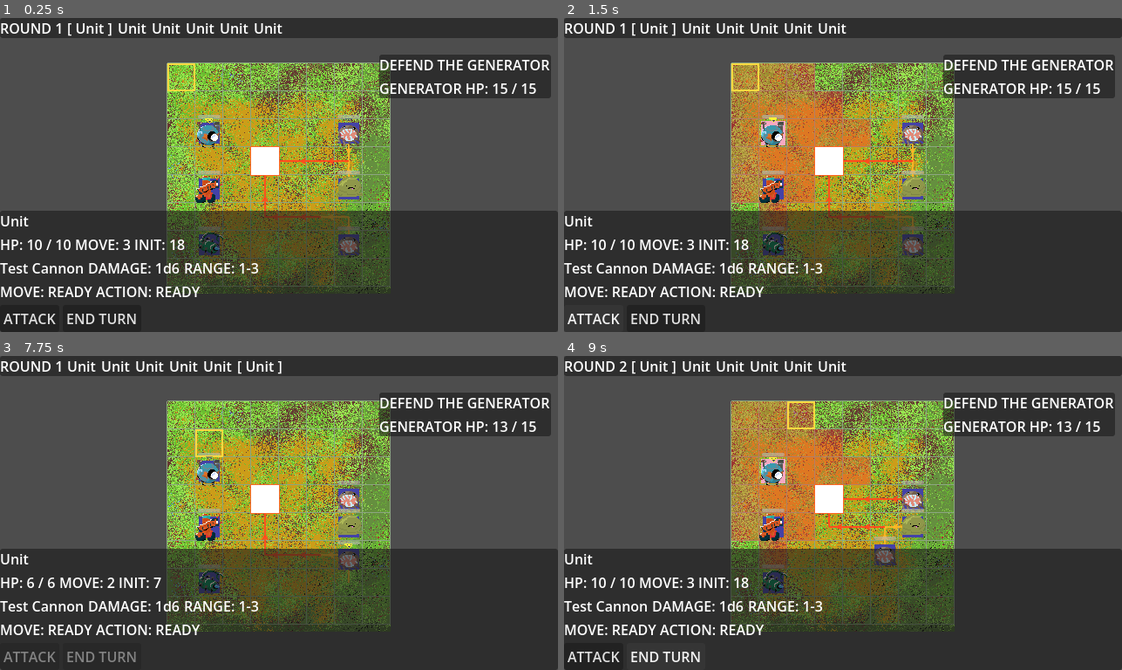
Above: before the commit, frames 1-4 (two rows, left to right).
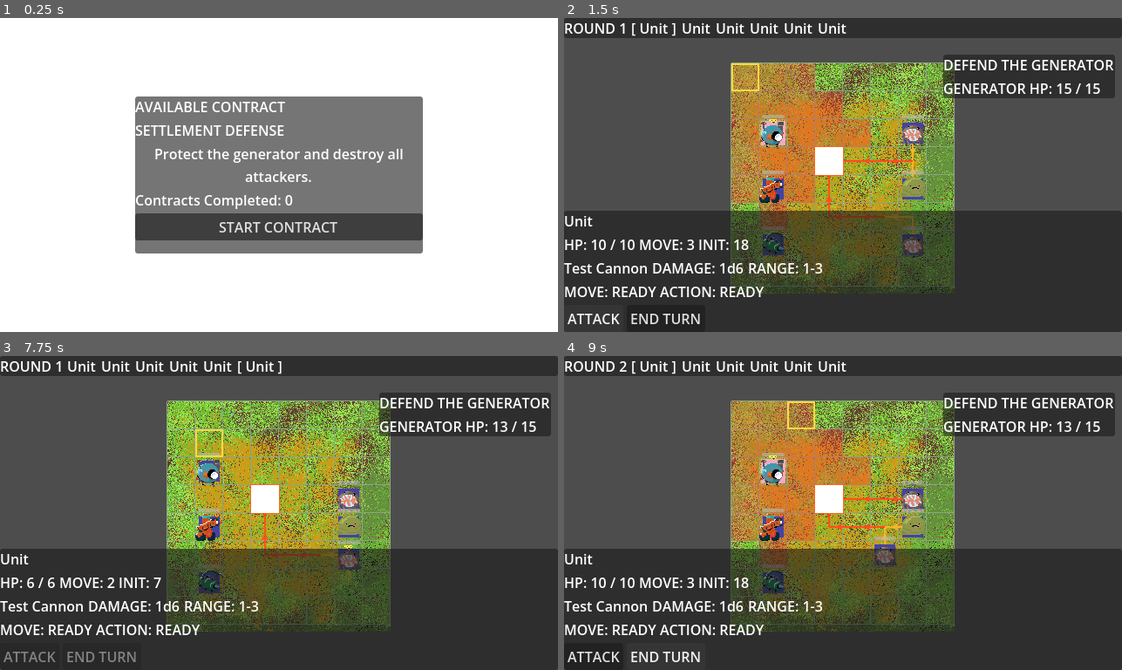
Above: after the commit, the same moments.

Repository: alexvarg565/ummcfg
Game: Godot game, scene res://scenes/run/contract_screen.tscn
Same seed, same stepped clock (60 frames per second), same inputs: the game is played once before the commit and once after it. Before the commit the project starts from res://scenes/battle/battle.tscn.
Inputs (mouse positions are in pixels of both pictures, inside the frame that each line leads up to):
- Up to frame 1 (0.25 s): no input
- Up to frame 2 (1.5 s): click (843, 228) at 0.5 s, where only the run after the commit has a clickable "START CONTRACT"; click "ATTACK" at 1.25 s
- Up to frame 3 (7.75 s): click "END TURN" at 2 s; tap Enter (select) at 2.75, 4.25, 5.1, 5.75 s; hold D (cursor_right) 2.78-3.53 s; hold F (attack) 2.78-3.53 s; tap Space at 3.5, 5, 6.5 s; hold S (cursor_down) 3.53-4.28 s; tap F (attack) at 3.6, 4.55, 5.3, 6.6, 7.55 s; hold D (cursor_right) 4.28-5.03 s; hold E (end_turn) 4.28-5.03 s; hold W (cursor_up) 5.03-5.78 s; hold F (attack) 5.78-6.53 s; hold A (cursor_left) 5.78-7.28 s; hold S (cursor_down) from 7.28 s (still down); hold E (end_turn) from 7.28 s (still down)
- Up to frame 4 (9 s): release S (cursor_down) at 8.03 s; release E (end_turn) at 8.03 s; hold D (cursor_right) 8.03-8.78 s; tap Enter (select) at 8.1 s; tap F (attack) at 8.3 s; hold W (cursor_up) from 8.78 s (still down); hold F (attack) from 8.78 s (still down)

The runs differ from the first frame. In frame 1, 97% of the frame differs, in the area x 0-100%, y 0-100%; in frame 2, less than 0.1%; in frame 3, less than 0.1%; in frame 4, less than 0.1%.

Commit message:
feat: add minimal persistent contract run flow

Diff:
--- a/project.godot
+++ b/project.godot
@@ -11,9 +11,13 @@
 [application]
 
 config/name="UMMCFG"
-run/main_scene="uid://yitqulno1e08"
+run/main_scene="uid://cn4bn72vcn7xn"
 config/features=PackedStringArray("4.6", "GL Compatibility")
 config/icon="res://icon.svg"
+
+[autoload]
+
+RunManager="*uid://sqh1ftx3hp64"
 
 [display]
 
--- /dev/null
+++ b/scenes/run/contract_screen.tscn
@@ -0,0 +1,60 @@
+[gd_scene format=3 uid="uid://cn4bn72vcn7xn"]
+
+[ext_resource type="Script" uid="uid://c8djo4u2jmmkk" path="res://scripts/run/contract_screen.gd" id="1_i5722"]
+
+[node name="ContractScreen" type="Control" unique_id=650763893]
+layout_mode = 3
+anchors_preset = 15
+anchor_right = 1.0
+anchor_bottom = 1.0
+grow_horizontal = 2
+grow_vertical = 2
+script = ExtResource("1_i5722")
+
+[node name="Background" type="ColorRect" parent="." unique_id=1053843240]
+layout_mode = 1
+anchors_preset = 15
+anchor_right = 1.0
+anchor_bottom = 1.0
+grow_horizontal = 2
+grow_vertical = 2
+
+[node name="Center" type="CenterContainer" parent="." unique_id=2079287343]
+layout_mode = 1
+anchors_preset = 15
+anchor_right = 1.0
+anchor_bottom = 1.0
+grow_horizontal = 2
+grow_vertical = 2
+
+[node name="ContractPanel" type="PanelContainer" parent="Center" unique_id=1080700189]
+custom_minimum_size = Vector2(330, 180)
+layout_mode = 2
+
+[node name="Margin" type="MarginContainer" parent="Center/ContractPanel" unique_id=81491956]
+layout_mode = 2
+
+[node name="VBox" type="VBoxContainer" parent="Center/ContractPanel/Margin" unique_id=851424855]
+layout_mode = 2
+
+[node name="TitleLabel" type="Label" parent="Center/ContractPanel/Margin/VBox" unique_id=869251843]
+layout_mode = 2
+text = "AVAILABLE CONTRACTS"
+
+[node name="ContractNameLabel" type="Label" parent="Center/ContractPanel/Margin/VBox" unique_id=118384022]
+layout_mode = 2
+text = "SETTLEMENT DEFENSE"
+
+[node name="DescriptionLabel" type="Label" parent="Center/ContractPanel/Margin/VBox" unique_id=123750074]
+layout_mode = 2
+text = "Protect the generator and destroy all attackers."
+horizontal_alignment = 1
+autowrap_mode = 3
+
+[node name="ProgressLabel" type="Label" parent="Center/ContractPanel/Margin/VBox" unique_id=282681301]
+layout_mode = 2
+text = "Contracts Completed: 0"
+
+[node name="StartContractButton" type="Button" parent="Center/ContractPanel/Margin/VBox" unique_id=867597294]
+layout_mode = 2
+text = "START CONTRACT"
--- a/scripts/battle/battle_controller.gd
+++ b/scripts/battle/battle_controller.gd
@@ -419,13 +419,7 @@
 
 
 func _on_result_continue_requested() -> void:
-	print(
-		"Continue requested."
-	)
-
-	print(
-		"Next step: transition into the contract/run flow."
-	)
+	RunManager.complete_contract()
 
 
 # ==================================================
--- /dev/null
+++ b/scripts/run/contract_screen.gd
@@ -0,0 +1,62 @@
+extends Control
+
+
+@onready var title_label: Label = \
+	$Center/ContractPanel/Margin/VBox/TitleLabel
+
+@onready var contract_name_label: Label = \
+	$Center/ContractPanel/Margin/VBox/ContractNameLabel
+
+@onready var description_label: Label = \
+	$Center/ContractPanel/Margin/VBox/DescriptionLabel
+
+@onready var progress_label: Label = \
+	$Center/ContractPanel/Margin/VBox/ProgressLabel
+
+@onready var start_contract_button: Button = \
+	$Center/ContractPanel/Margin/VBox/StartContractButton
+
+
+# ==================================================
+# READY
+# ==================================================
+
+func _ready() -> void:
+	start_contract_button.focus_mode = \
+		Control.FOCUS_NONE
+
+	start_contract_button.pressed.connect(
+		_on_start_contract_pressed
+	)
+
+	_refresh_screen()
+
+
+# ==================================================
+# DISPLAY
+# ==================================================
+
+func _refresh_screen() -> void:
+	title_label.text = \
+		"AVAILABLE CONTRACT"
+
+	contract_name_label.text = \
+		"SETTLEMENT DEFENSE"
+
+	description_label.text = \
+		"Protect the generator and destroy all attackers."
+
+	progress_label.text = \
+		"Contracts Completed: %d" \
+		% RunManager.contracts_completed
+
+	start_contract_button.text = \
+		"START CONTRACT"
+
+
+# ==================================================
+# BUTTONS
+# ==================================================
+
+func _on_start_contract_pressed() -> void:
+	RunManager.start_contract()
--- /dev/null
+++ b/scripts/run/run_manager.gd
@@ -0,0 +1,43 @@
+extends Node
+
+
+const CONTRACT_SCREEN_SCENE: String = \
+	"res://scenes/run/contract_screen.tscn"
+
+const BATTLE_SCENE: String = \
+	"res://scenes/battle/battle.tscn"
+
+
+var contracts_completed: int = 0
+
+
+# ==================================================
+# CONTRACT FLOW
+# ==================================================
+
+func start_contract() -> void:
+	get_tree().change_scene_to_file(
+		BATTLE_SCENE
+	)
+
+
+func complete_contract() -> void:
+	contracts_completed += 1
+
+	go_to_contract_screen()
+
+
+func go_to_contract_screen() -> void:
+	get_tree().change_scene_to_file(
+		CONTRACT_SCREEN_SCENE
+	)
+
+
+# ==================================================
+# RUN RESET
+# ==================================================
+
+func reset_run() -> void:
+	contracts_completed = 0
+
+	go_to_contract_screen()
Not shown, added: scripts/run/contract_screen.gd.uid
Not shown, added: scripts/run/run_manager.gd.uid
